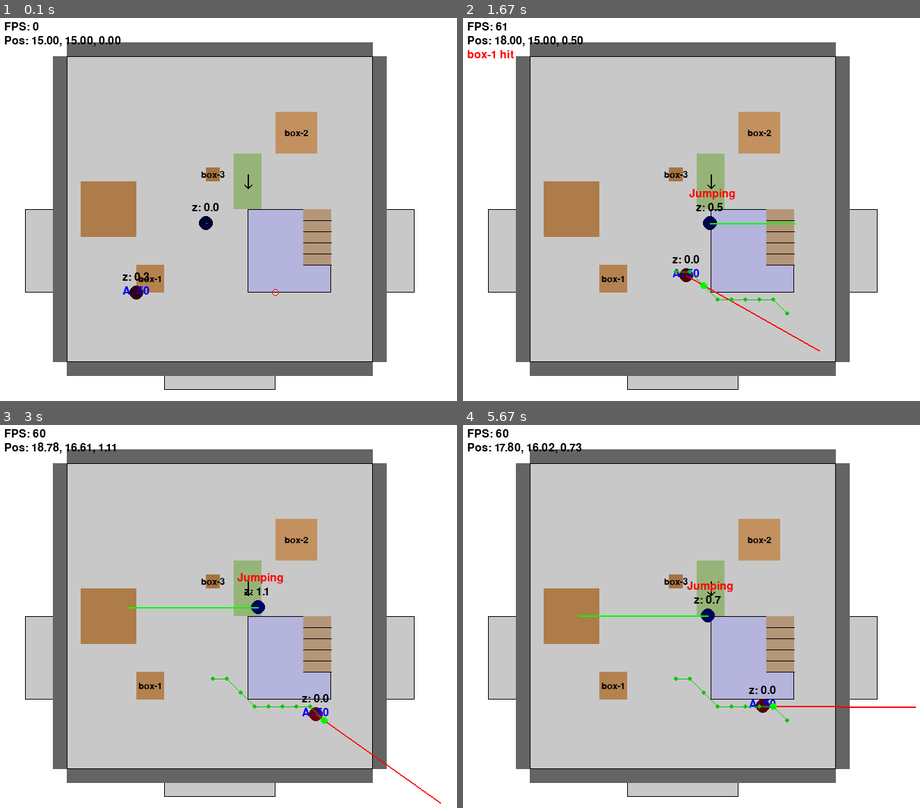
Above: before the commit, frames 1-4 (two rows, left to right).
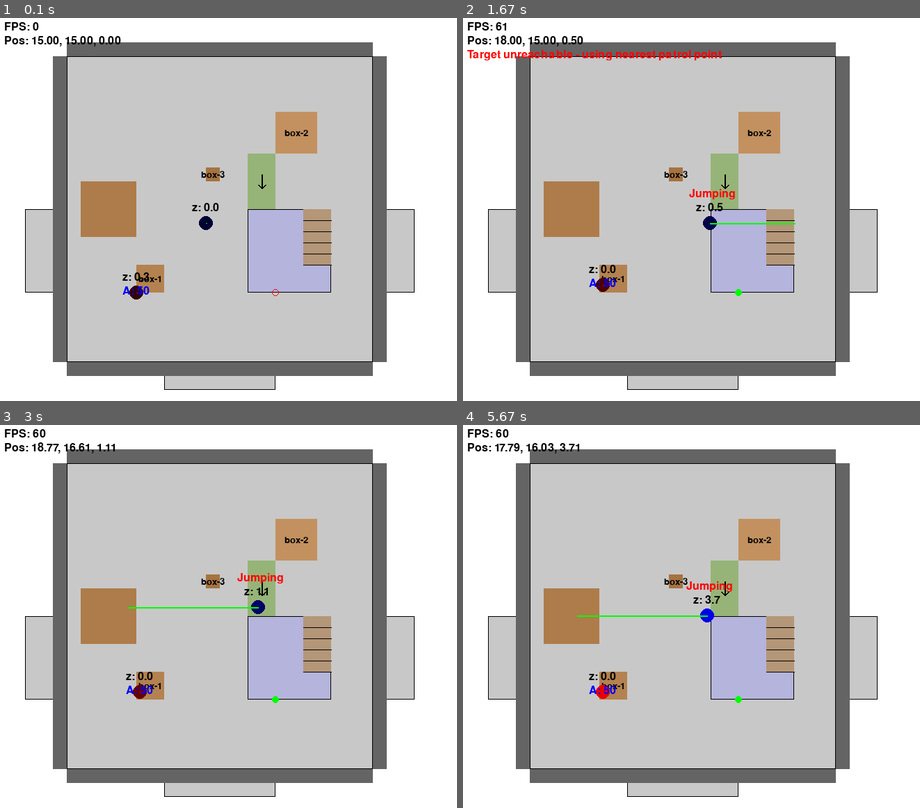
Above: after the commit, the same moments.

Repository: RescuedBuffalo/vct-simulator
Game: pygame game, started from app/simulation/test_movement.py
The game is run twice, just before and just after one commit, with the same random seed, the same clock (stepped at 60 frames per second) and the same inputs.
Inputs (mouse positions are in pixels of both pictures, inside the frame that each line leads up to):
- Up to frame 1 (0.1 s): no input
- Up to frame 2 (1.67 s): right-click (718, 240) at 0.38 s; click "box-1" at 0.72 s; hold Right 1-1.47 s; tap Space at 1.07, 1.37 s; right-click (792, 316) at 1.55 s
- Up to frame 3 (3 s): hold Up 1.83-2.13 s; tap Space at 1.9, 2.23, 2.53, 2.73 s; hold Right 2.17-2.63 s; hold Left from 2.67 s (still down)
- Up to frame 4 (5.67 s): tap Space at 3.03, 3.3, 3.63, 3.93, 4.07, 4.47, 4.77, 5.13, 5.53 s; release Left at 3.2 s; hold Down 3.23-3.53 s; hold Left 3.57-3.97 s; hold Up 4-4.37 s; hold Right 4.4-5.03 s; hold Down 5.07-5.43 s; hold Left from 5.47 s (still down)

The runs differ from the first frame. In frame 1, 0.9% of the frame differs, in the area x 51-61%, y 35-50%; in frame 2, 2.0%, in the area x 0-79%, y 8-88%; in frame 3, 1.5%; in frame 4, 1.8%.

Commit message:
Enhance README and improve map and movement mechanics
- Updated README.md to include detailed elevation and boundary mechanics for the simulator.
- Refactored test_movement.py to utilize new RampBoundary and StairsBoundary classes for better elevation handling.
- Improved map.py to prioritize area elevation and streamline pathfinding with 3D considerations.
- Added find_path_3d method to the Map class for advanced pathfinding capabilities, accommodating elevation changes.

Diff:
--- a/app/simulation/models/map.py
+++ b/app/simulation/models/map.py
@@ -423,11 +423,11 @@
         if self.direction == "north":
             # North side is higher
             rel_pos = (y - self.y) / self.height
-            return self.z + (1 - rel_pos) * self.height_z
+            return self.z + rel_pos * self.height_z
         elif self.direction == "south":
             # South side is higher
             rel_pos = (y - self.y) / self.height
-            return self.z + rel_pos * self.height_z
+            return self.z + (1 - rel_pos) * self.height_z
         elif self.direction == "east":
             # East side is higher
             rel_pos = (x - self.x) / self.width
@@ -606,30 +606,26 @@
         # Start with default elevation 0
         elevation = 0.0
 
-        # Check areas first
-        for area in self.areas.values():
+        # Check areas first (consider elevated areas first)
+        for area in sorted(self.areas.values(), key=lambda a: a.elevation, reverse=True):
             if area.x <= x < area.x + area.width and area.y <= y < area.y + area.height:
                 elevation = area.elevation
                 break
 
-        # Check for ramps and stairs which provide specific elevation changes
-        for boundary in self.boundaries.values():
-            if not (boundary.x <= x < boundary.x + boundary.width and
-                   boundary.y <= y < boundary.y + boundary.height):
-                continue
-
-            if isinstance(boundary, RampBoundary):
-                # Get specific elevation from ramp
-                return boundary.get_elevation_at_point(x, y)
-
-            elif isinstance(boundary, StairsBoundary):
-                # Get specific elevation from stairs
-                return boundary.get_elevation_at_point(x, y)
-
-            elif boundary.boundary_type in ["wall", "object"] and boundary.z > elevation:
-                # Standard walls and objects override area elevation if higher
+        # Check for ramps directly in the ramps collection
+        for ramp in self.ramps.values():
+            if ramp.x <= x < ramp.x + ramp.width and ramp.y <= y < ramp.y + ramp.height:
+                return ramp.get_elevation_at_point(x, y)
+        # Check for stairs directly in the stairs collection
+        for stair in self.stairs.values():
+            if stair.x <= x < stair.x + stair.width and stair.y <= y < stair.y + stair.height:
+                return stair.get_elevation_at_point(x, y)
+        # Override with walls/objects elevation if higher
+        for boundary in list(self.walls.values()) + list(self.objects.values()):
+            if (boundary.x <= x < boundary.x + boundary.width and
+                boundary.y <= y < boundary.y + boundary.height and
+                boundary.z > elevation):
                 elevation = boundary.z
-
         return elevation
 
     def is_within_bomb_site(self, x: float, y: float, z: float = 0.0) -> Optional[str]:
@@ -862,6 +858,93 @@
         while curr is not None:
             path.append((curr[0] + 0.5, curr[1] + 0.5))
             curr = came_from[curr]
+        path.reverse()
+        return path
+
+    def find_path_3d(self, start: Tuple[float, float, float], goal: Tuple[float, float, float], max_jump_height: float = 1.5, radius: float = 0.5, height: float = 1.0) -> List[Tuple[float, float, float]]:
+        """Find a path considering jumping and elevation changes in 3D using BFS."""
+        import collections
+        # Extract start and goal coordinates
+        start_x, start_y, start_z = start
+        goal_x, goal_y, goal_z = goal
+        # Adjust goal Z to match actual terrain elevation
+        actual_goal_z = self.get_elevation_at_position(goal_x, goal_y)
+        goal_z = actual_goal_z
+        # Convert to discrete grid cells
+        start_cell = (int(start_x), int(start_y), start_z)
+        goal_cell = (int(goal_x), int(goal_y), goal_z)
+        # Early exit if start invalid
+        if not self.is_valid_position(start_cell[0], start_cell[1], start_cell[2], radius, height):
+            return []
+        # Validate or adjust goal position
+        if not self.is_valid_position(goal_cell[0], goal_cell[1], goal_cell[2], radius, height):
+            found_alt = False
+            for dx in range(-2, 3):
+                for dy in range(-2, 3):
+                    tx = goal_cell[0] + dx
+                    ty = goal_cell[1] + dy
+                    tz = self.get_elevation_at_position(tx, ty)
+                    if self.is_valid_position(tx, ty, tz, radius, height):
+                        goal_cell = (tx, ty, tz)
+                        goal_z = tz
+                        found_alt = True
+                        break
+                if found_alt:
+                    break
+            if not found_alt:
+                return []
+        # BFS setup
+        frontier = collections.deque([start_cell])
+        came_from = {start_cell: None}
+        iterations = 0
+        max_iterations = 5000
+        # Perform BFS
+        while frontier and iterations < max_iterations:
+            iterations += 1
+            cx, cy, cz = frontier.popleft()
+            # Goal reached?
+            if (cx, cy) == (goal_cell[0], goal_cell[1]) and abs(cz - goal_z) < 0.1:
+                break
+            # Current elevation
+            current_elev = self.get_elevation_at_position(cx, cy)
+            # Explore neighbors
+            for dx, dy in [(-1,0),(1,0),(0,-1),(0,1),(-1,-1),(1,1),(-1,1),(1,-1)]:
+                nx, ny = cx + dx, cy + dy
+                # Bounds check
+                if nx < 0 or ny < 0 or nx >= self.width or ny >= self.height:
+                    continue
+                nelev = self.get_elevation_at_position(nx, ny)
+                # Check if standing on stairs or ramp at current
+                on_stairs = any(st.x <= cx <= st.x + st.width and st.y <= cy <= st.y + st.height for st in self.stairs.values())
+                on_ramp   = any(rp.x <= cx <= rp.x + rp.width and rp.y <= cy <= rp.y + rp.height for rp in self.ramps.values())
+                # Determine neighbor z
+                if abs(nelev - cz) < 0.1:
+                    nz = nelev
+                elif nelev < cz:
+                    nz = nelev  # always allow going down
+                else:
+                    # going up
+                    climb = max_jump_height
+                    if on_stairs or on_ramp:
+                        climb = 3.0
+                    if nelev - cz > climb:
+                        continue
+                    nz = nelev
+                neighbor = (nx, ny, nz)
+                # Validate and enqueue
+                if neighbor not in came_from and self.is_valid_position(nx, ny, nz, radius, height):
+                    came_from[neighbor] = (cx, cy, cz)
+                    frontier.append(neighbor)
+        # Check for failure
+        finish_key = (goal_cell[0], goal_cell[1], goal_cell[2])
+        if iterations >= max_iterations or finish_key not in came_from:
+            return []
+        # Reconstruct the path
+        path = []
+        node = finish_key
+        while node is not None:
+            path.append((node[0] + 0.5, node[1] + 0.5, node[2]))
+            node = came_from[node]
         path.reverse()
         return path
 
--- a/app/simulation/test_movement.py
+++ b/app/simulation/test_movement.py
@@ -12,7 +12,7 @@
 sys.path.insert(0, os.path.abspath(os.path.join(os.path.dirname(__file__), '../..')))
 
 from app.simulation.models.player import Player
-from app.simulation.models.map import Map, MapBoundary
+from app.simulation.models.map import Map, MapBoundary, RampBoundary, StairsBoundary
 
 def create_test_map():
     """Create a simple test map with walls, elevations, and ramps for collision testing."""
@@ -25,7 +25,7 @@
     game_map.areas["room-2"] = MapBoundary(27, 10, 3, 6, "area", "room-2")
 
     # Add an elevated area
-    game_map.areas["heaven"] = MapBoundary(18, 10, 6, 6, "area", "heaven", elevation=1, z=3.0)
+    game_map.areas["heaven"] = MapBoundary(18, 10, 6, 6, "area", "heaven", z=0, height_z=3.0, elevation=3)
 
     # Add walls around the main area
     game_map.walls["wall-left"] = MapBoundary(4, 5, 1, 22, "wall", "wall-left", z=0, height_z=3.0)
@@ -39,167 +39,29 @@
     game_map.objects["box-3"] = MapBoundary(15, 18, 1, 1, "object", "box-3", z=0, height_z=0.5)
 
     # Add ramps for elevation changes (lead into heaven area)
-    game_map.ramps["ramp-to-heaven"] = MapBoundary(17, 16, 2, 4, "ramp", "ramp-to-heaven", z=0, height_z=3.0)
-    game_map.ramps["ramp-to-heaven"].direction = "south"  # Ramp goes from north down to heaven area at y=16
+    game_map.ramps["ramp-to-heaven"] = RampBoundary(
+        "ramp-to-heaven",
+        18, 16, 2, 4,
+        0,      # base elevation z
+        3.0,    # height_z
+        "south"
+    )  # Ramp goes from south up to the heaven area at y=16
 
     # Add stairs leading into heaven area
     # Position stairs along the eastern edge of heaven (y=12..16, x=22..24)
-    game_map.stairs["stairs-1"] = MapBoundary(22, 12, 2, 4, "stairs", "stairs-1", z=0, height_z=3.0)
+    game_map.stairs["stairs-1"] = StairsBoundary(
+        "stairs-1",
+        22, 12, 2, 4,
+        z=0,
+        height_z=3.0,
+        direction="east"
+    )  # East side is higher
 
     # Add crouch-only underpass area (clearance 0.7, z=1.0, height_z=0.7)
     # Placed above the player spawn (centered at 15,15)
     game_map.objects["crouch-underpass"] = MapBoundary(6, 14, 4, 4, "object", "crouch-underpass", z=0.7, height_z=0.8)
 
     return game_map
-
-# Add 3D pathfinding functions from maze test
-def is_valid_position(game_map, x, y, z, max_jump_height=1.5):
-    """Check if a position is valid in the 3D game map."""
-    # Check if the position is within any valid area and not colliding with obstacles
-    return game_map.is_valid_position(x, y, z, 0.5, 1.0)
-
-def find_path_3d(game_map, start, goal, max_jump_height=1.5):
-    """Find a path considering jumping and elevation."""
-    # Extract coordinates
-    start_x, start_y, start_z = start[0], start[1], start[2]
-    goal_x, goal_y, goal_z = goal[0], goal[1], goal[2]
-
-    # Update the goal's Z value to match the elevation at that point
-    actual_goal_z = game_map.get_elevation_at_position(goal_x, goal_y)
-    goal_z = actual_goal_z
-    print(f"Adjusting target Z to match terrain elevation: {actual_goal_z}")
-
-    # Convert to grid cells
-    start_cell = (int(start_x), int(start_y), start_z)
-    goal_cell = (int(goal_x), int(goal_y), goal_z)
-
-    # Check if start or goal are invalid
-    if not is_valid_position(game_map, start_cell[0], start_cell[1], start_cell[2]):
-        print(f"Start position {start_cell} is invalid")
-        return []
-
-    if not is_valid_position(game_map, goal_cell[0], goal_cell[1], goal_cell[2]):
-        print(f"Goal position {goal_cell} is invalid")
-        # Try finding nearest valid position to goal
-        for offset_x in range(-2, 3):
-            for offset_y in range(-2, 3):
-                test_x = goal_cell[0] + offset_x
-                test_y = goal_cell[1] + offset_y
-                test_z = game_map.get_elevation_at_position(test_x, test_y)
-                if is_valid_position(game_map, test_x, test_y, test_z):
-                    print(f"Using alternative goal at {(test_x, test_y, test_z)}")
-                    goal_cell = (test_x, test_y, test_z)
-                    goal_z = test_z
-                    # Break both loops
-                    break
-            else:
-                continue
-            break
-        else:
-            # If we couldn't find any valid position near the goal
-            return []
-
-    # BFS with elevation consideration
-    frontier = collections.deque([start_cell])
-    came_from = {start_cell: None}
-
-    # Track iteration count to prevent infinite loops
-    iterations = 0
-    max_iterations = 5000
-
-    while frontier and iterations < max_iterations:
-        iterations += 1
-        current = frontier.popleft()
-        current_x, current_y, current_z = current
-
-        # Exit if we reached the goal
-        if (current_x, current_y) == (goal_cell[0], goal_cell[1]) and abs(current_z - goal_cell[2]) < 0.1:
-            print(f"Path found after {iterations} iterations")
-            break
-
-        # Get current cell elevation
-        current_elev = game_map.get_elevation_at_position(current_x, current_y)
-
-        # Try all eight directions (including diagonals)
-        for dx, dy in [(-1, 0), (1, 0), (0, -1), (0, 1), (-1, -1), (1, 1), (-1, 1), (1, -1)]:
-            neighbor_x, neighbor_y = current_x + dx, current_y + dy
-
-            # Skip invalid positions or out of bounds
-            if (neighbor_x < 0 or neighbor_y < 0 or
-                neighbor_x >= game_map.width or neighbor_y >= game_map.height):
-                continue
-
-            # Get neighbor elevation (actual height of the terrain)
-            neighbor_elev = game_map.get_elevation_at_position(neighbor_x, neighbor_y)
-
-            # Check for special traversal through stairs or ramps
-            is_on_stairs = False
-            is_on_ramp = False
-
-            # Check if current position is on stairs
-            for stair in game_map.stairs.values():
-                if (stair.x <= current_x <= stair.x + stair.width and
-                    stair.y <= current_y <= stair.y + stair.height):
-                    is_on_stairs = True
-                    break
-
-            # Check if current position is on ramp
-            for ramp in game_map.ramps.values():
-                if (ramp.x <= current_x <= ramp.x + ramp.width and
-                    ramp.y <= current_y <= ramp.y + ramp.height):
-                    is_on_ramp = True
-                    break
-
-            # Same level - easy transition
-            if abs(neighbor_elev - current_z) < 0.1:
-                neighbor_z = neighbor_elev
-                neighbor = (neighbor_x, neighbor_y, neighbor_z)
-                if neighbor not in came_from and is_valid_position(game_map, neighbor_x, neighbor_y, neighbor_z):
-                    came_from[neighbor] = current
-                    frontier.append(neighbor)
-
-            # Going down is always possible
-            elif neighbor_elev < current_z:
-                neighbor_z = neighbor_elev
-                neighbor = (neighbor_x, neighbor_y, neighbor_z)
-                if neighbor not in came_from and is_valid_position(game_map, neighbor_x, neighbor_y, neighbor_z):
-                    came_from[neighbor] = current
-                    frontier.append(neighbor)
-
-            # Going up requires a jump check or stairs/ramp
-            elif neighbor_elev > current_z:
-                # Allow higher climbs when on stairs or ramps
-                max_climb = max_jump_height
-                if is_on_stairs or is_on_ramp:
-                    max_climb = 3.0  # Allow climbing full stairs height
-
-                if neighbor_elev - current_z <= max_climb:
-                    neighbor_z = neighbor_elev
-                    neighbor = (neighbor_x, neighbor_y, neighbor_z)
-                    if neighbor not in came_from and is_valid_position(game_map, neighbor_x, neighbor_y, neighbor_z):
-                        came_from[neighbor] = current
-                        frontier.append(neighbor)
-
-    if iterations >= max_iterations:
-        print(f"Pathfinding reached iteration limit ({max_iterations})")
-        return []
-
-    # Goal processing
-    goal_grid = (goal_cell[0], goal_cell[1], goal_cell[2])
-    if goal_grid not in came_from:
-        print("No path found - goal not reachable")
-        return []
-
-    # Reconstruct path
-    path = []
-    current = goal_grid
-
-    while current:
-        path.append((current[0] + 0.5, current[1] + 0.5, current[2]))
-        current = came_from[current]
-
-    path.reverse()
-    return path
 
 def run_movement_test():
     """Test the player movement with physics and collision response."""
@@ -337,8 +199,7 @@
                     print(f"Setting AI waypoint at ({wx}, {wy}, {target_elevation})")
 
                     # Find path from AI's current position to the target
-                    ai_path = find_path_3d(
-                        game_map,
+                    ai_path = game_map.find_path_3d(
                         (ai_player.location[0], ai_player.location[1], ai_player.location[2]),
                         (wx, wy, target_elevation),
                         max_jump_height=1.5
@@ -359,6 +220,7 @@
                         )
                         ai_waypoints = [(nearest_patrol_point[0], nearest_patrol_point[1],
                                         game_map.get_elevation_at_position(nearest_patrol_point[0], nearest_patrol_point[1]))]
+                        current_patrol_point = 0
                         object_hit_message = "Target unreachable - using nearest patrol point"
                         object_hit_timer = 60
 
@@ -403,6 +265,9 @@
 
         # Update AI player movement (patrol or follow waypoints)
         if ai_waypoints:
+            # Ensure current_patrol_point is within bounds
+            if current_patrol_point >= len(ai_waypoints):
+                current_patrol_point = 0
             # Get current target from waypoints list
             current_waypoint = ai_waypoints[current_patrol_point]
             target_point = (current_waypoint[0], current_waypoint[1])
Not shown, changed: README.md
